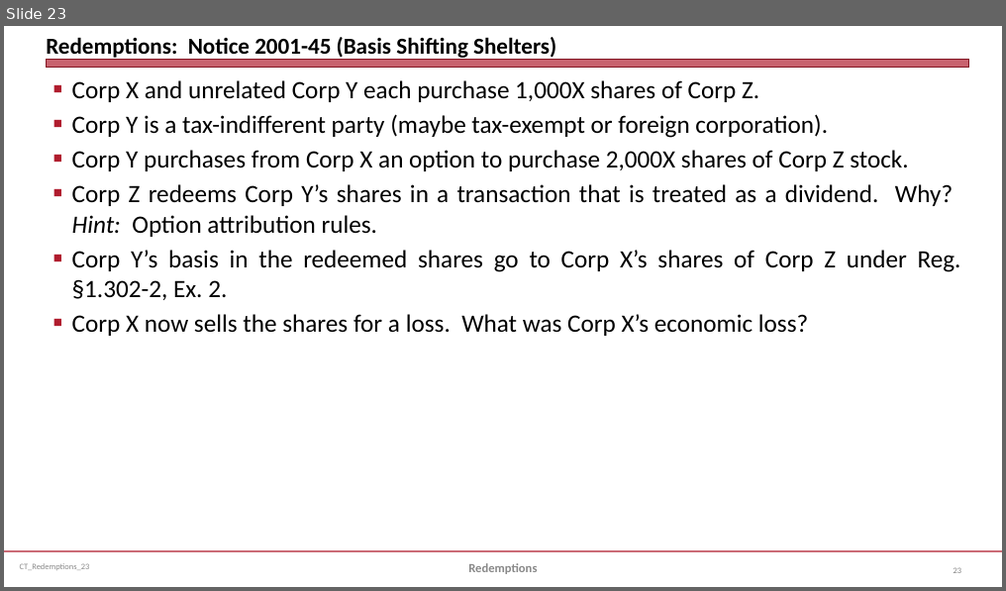
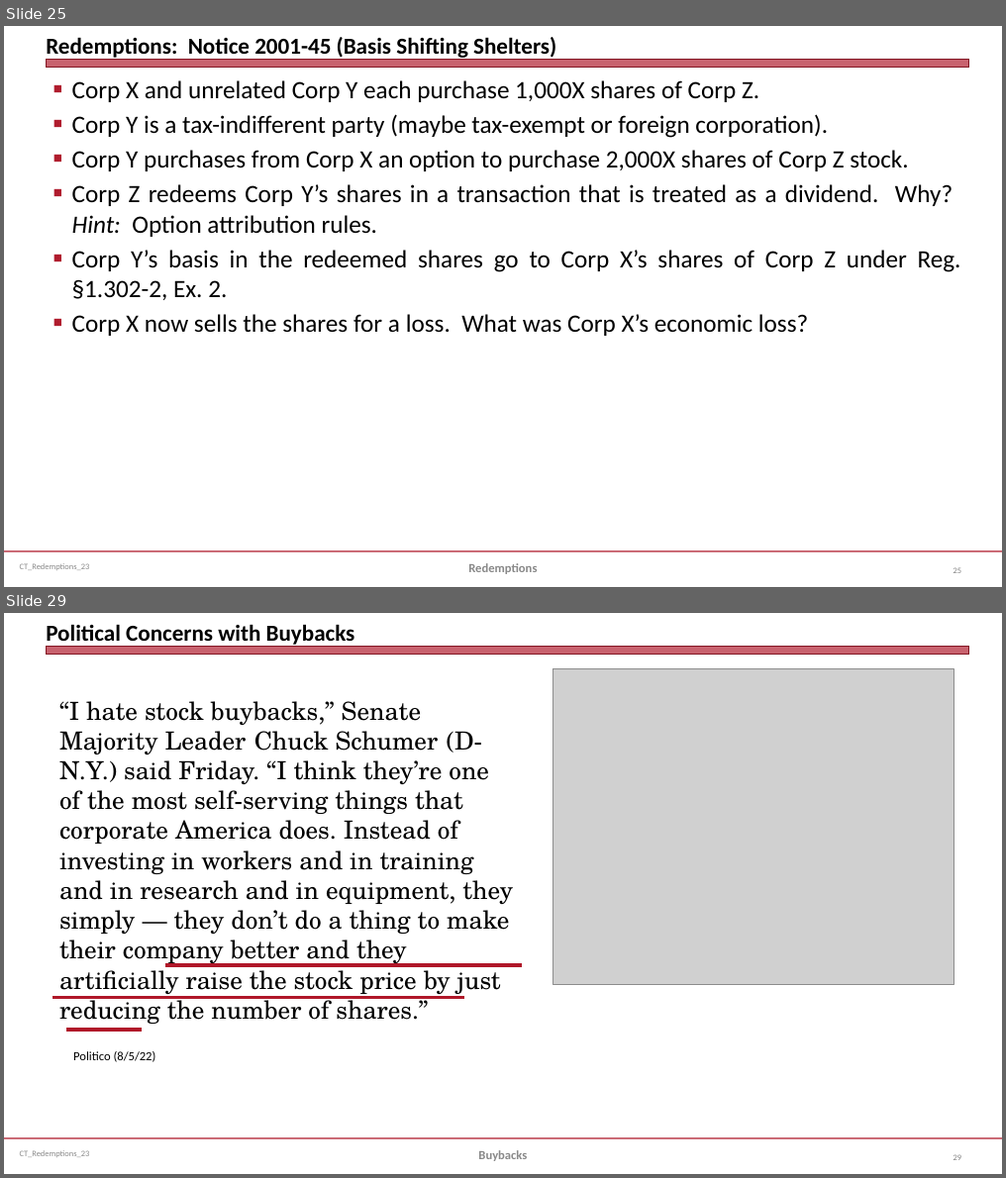
Before and after one commit to jmc877/Corporate-Tax, a slide deck: slides/CT_Redemptions_23.pptx. Shown one above the other, each under a label of ours: slide 23 before the commit, slides 25 and 29 after it; the slides between them are not shown. The pictures are 1006x591 and 1006x1178 pixels, drawn with LibreOffice and Linux fonts; fonts in the diff are those of the drawing; grey boxes stand for pictures. Boxes give left, top, right and bottom in pixels: in the first picture for what was removed or moved away, otherwise in the second. Text is boxed around its words. In the diff, an @@ line names an element or a change of style, - is before the commit and + after.

```diff
--- a/slides/CT_Redemptions_23.pptx
+++ b/slides/CT_Redemptions_23.pptx
@@ slide 29 added at [4,613,1002,1174], background #FFFFFF; not listed: 3 template elements that a slide beside it also shows @@
@@ title added at [46,624,355,648], 22 pt, text #000000, bold @@
+Political Concerns with Buybacks
@@ picture added at [553,668,954,984] @@
@@ text added at [59,701,513,1024], 24 pt, text #000000 @@
+“I hate stock buybacks,” Senate Majority Leader Chuck Schumer (D-N.Y.) said Friday. “I think they’re one of the most self-serving things that corporate America does. Instead of investing in workers and in training and in research and in equipment, they simply — they don’t do a thing to make their company better and they artificially raise the stock price by just reducing the number of shares.”
@@ line added from (165, 965) to (522, 965), #B0182A 3.25 pt @@
@@ line added from (52, 998) to (464, 998), #B0182A 3.25 pt @@
@@ line added from (66, 1030) to (142, 1030), #B0182A 3.25 pt @@
@@ text added at [73,1052,156,1062], 12 pt, text #000000 @@
+Politico (8/5/22)
@@ text added at [478,1151,527,1161], 12 pt, text #898989, bold @@
+Buybacks
@@ page number added at [953,1155,961,1160], 8 pt, text #808080 @@
+29
@@ what was slide 23 is now slide 25 @@
```
Also in this commit, not shown: 7 slides changed, 10 other slides added, 4 other files.
